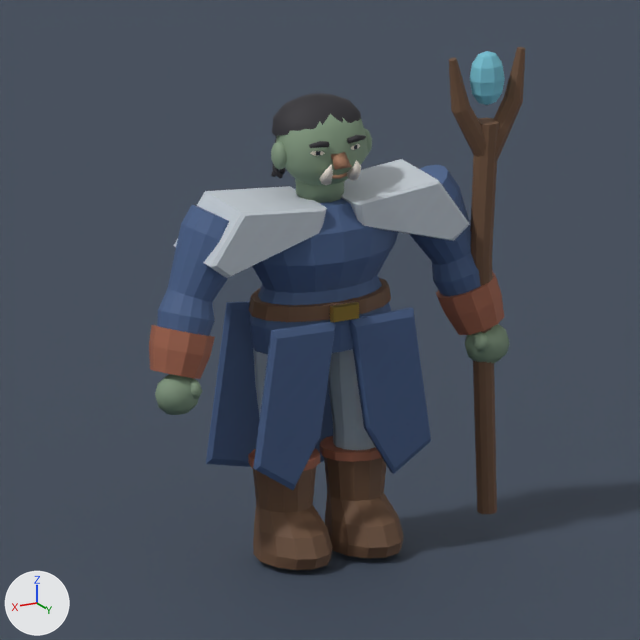
What one commit did to the Blender file art-source/heroes/wc_u_orc_mage/wc_u_orc_mage.blend.
Camera for both pictures: the file's camera 'WC_Portrait'. Every picture has the same lights, and +X, +Y and +Z are marked at lower left. The older version comes first.

The older version as bpy lines, for what is in view:
```python
me_plane = bpy.data.meshes.new('Plane')
me_plane.from_pydata([(-100.0, -100.0, 0.0), (100.0, -100.0, 0.0), (-100.0, 100.0, 0.0), (100.0, 100.0, 0.0)], [], [(0, 1, 3, 2)])
me_plane.materials.append(mat_presentation_deepblue)  # dark blue #3c4859
me_wc_tailoredgeometry = bpy.data.meshes.new('WC_TailoredGeometry')
me_wc_tailoredgeometry.from_pydata(...)  # 2833 vertices, 2478 faces; spans x -0.91..0.83, y -0.24..0.29, z 0.02..2.1
me_wc_tailoredgeometry.materials.append(mat_m_wc_u_orc_mage)
ob_presentation_ground = bpy.data.objects.new('PRESENTATION_Ground', me_plane)
ob_presentation_ground.location = (0.0, 0.0, -0.009)
ob_sk_wc_u_orc_mage = bpy.data.objects.new('SK_wc_u_orc_mage', me_wc_tailoredgeometry)
ob_sk_wc_u_orc_mage.location = (0.0, 0.0, 0.0)
```
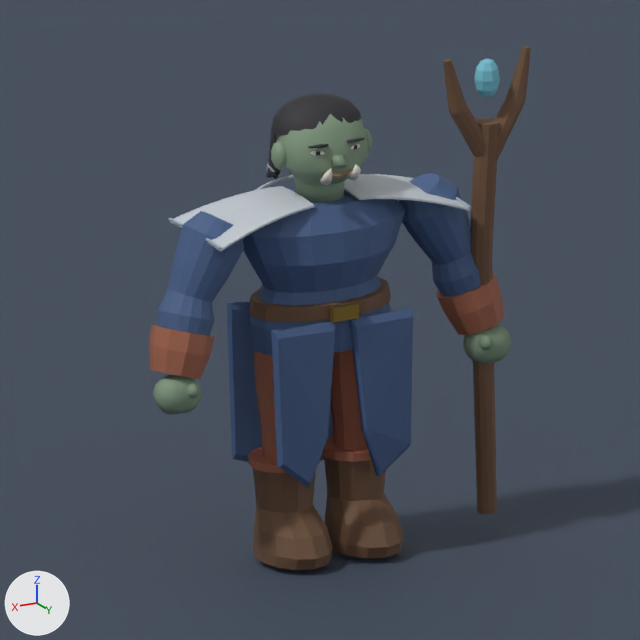
Scene script edits in JSON lines:
```json
{"block": "me_wc_tailoredgeometry", "where": "# used by ob_sk_wc_u_orc_mage; location = (0.0, 0.0, 0.0)"}
{"op": "remove", "block": "me_wc_tailoredgeometry", "code": "me_wc_tailoredgeometry.from_pydata(...)  # 2833 vertices, 2478 faces; spans x -0.91..0.83, y -0.24..0.29, z 0.02..2.1"}
{"op": "add", "block": "me_wc_tailoredgeometry", "code": "me_wc_tailoredgeometry.from_pydata(...)  # 3579 vertices, 3190 faces; spans x -0.93..0.83, y -0.24..0.29, z 0.02..2.09"}
{"block": "me_wc_tailoredgeometry", "change": "me_wc_tailoredgeometry part 1: the loose piece of 20 vertices spanning x 0.06..0.61, y -0.16..0.19, z 1.32..1.6 is rebuilt with 198 vertices and now spans x 0.1..0.59, y -0.22..0.22, z 1.46..1.57"}
{"block": "me_wc_tailoredgeometry", "change": "me_wc_tailoredgeometry part 2: the loose piece of 20 vertices spanning x -0.61..-0.06, y -0.16..0.19, z 1.32..1.6 is rebuilt with 198 vertices and now spans x -0.59..-0.1, y -0.22..0.22, z 1.46..1.57"}
{"block": "me_wc_tailoredgeometry", "change": "me_wc_tailoredgeometry part 3: a new loose piece of 126 vertices spanning x -0.22..0.22, y -0.24..-0.22, z 1.5..1.57, in mat_m_wc_u_orc_mage"}
{"block": "me_wc_tailoredgeometry", "change": "me_wc_tailoredgeometry part 4: a new loose piece of 102 vertices spanning x -0.59..-0.58, y -0.22..0.22, z 1.46..1.49, in mat_m_wc_u_orc_mage"}
{"block": "me_wc_tailoredgeometry", "change": "me_wc_tailoredgeometry part 5: a new loose piece of 102 vertices spanning x 0.58..0.59, y -0.22..0.22, z 1.46..1.49, in mat_m_wc_u_orc_mage"}
{"block": "me_wc_tailoredgeometry", "change": "me_wc_tailoredgeometry part 6: 750 vertices moved from x -0.91..0.63, y -0.24..0.22, z 1.38..2.09 to x -0.93..0.63, y -0.24..0.21, z 1.39..2.09; 144 vertices removed from x -0.88..0.09, y -0.23..0.18, z 1.58..2.1; 184 vertices added at x -0.93..0.14, y -0.24..0.18, z 1.58..2.09"}
{"block": "me_wc_tailoredgeometry", "change": "me_wc_tailoredgeometry part 7: 239 vertices moved from x -0.81..0.81, y -0.19..0.22, z 0.31..0.91 to x -0.82..0.82, y -0.2..0.24, z 0.31..0.91; 5 vertices removed from x -0.76..-0.66, y 0.11..0.17, z 0.87..0.91; 5 vertices added at x -0.73..-0.65, y 0.06..0.15, z 0.87..0.91"}
{"block": "me_wc_tailoredgeometry", "change": "me_wc_tailoredgeometry part 8: 113 kept faces spanning x -0.76..0.3, y -0.13..0.2, z 0.14..2.07 get new texture (UV) coordinates"}
{"block": "me_wc_tailoredgeometry", "change": "other edits to the shape of me_wc_tailoredgeometry do not show in these pictures"}
```

Location of each change, (x1, y1, x2, y2) in pixels of the pictures (640 x 640 px; the box of a moved part takes in the faces that stretch with it):
```json
{"object": "SK_wc_u_orc_mage", "change": "reshaped", "before": [149, 47, 526, 570], "after": [149, 46, 531, 570]}
{"part": 1, "of": "me_wc_tailoredgeometry", "change": "rebuilt", "before": [174, 186, 327, 278], "after": [170, 186, 315, 252], "on screen": "28% shorter"}
{"part": 2, "of": "me_wc_tailoredgeometry", "change": "rebuilt", "before": [341, 159, 470, 241], "after": [344, 174, 470, 211], "on screen": "54% shorter"}
{"part": 3, "of": "me_wc_tailoredgeometry", "change": "added", "after": [256, 175, 295, 190]}
{"part": 4, "of": "me_wc_tailoredgeometry", "change": "added", "after": [456, 197, 471, 209]}
{"part": 5, "of": "me_wc_tailoredgeometry", "change": "added", "after": [169, 218, 222, 250]}
{"part": 6, "of": "me_wc_tailoredgeometry", "change": "moved or reshaped", "before": [174, 47, 526, 279], "after": [174, 46, 531, 279]}
{"part": 7, "of": "me_wc_tailoredgeometry", "change": "moved or reshaped", "before": [155, 302, 510, 490], "after": [153, 303, 512, 488]}
{"part": 8, "of": "me_wc_tailoredgeometry", "change": "surface changed", "before": [253, 103, 492, 450], "after": [253, 59, 493, 461]}
```
